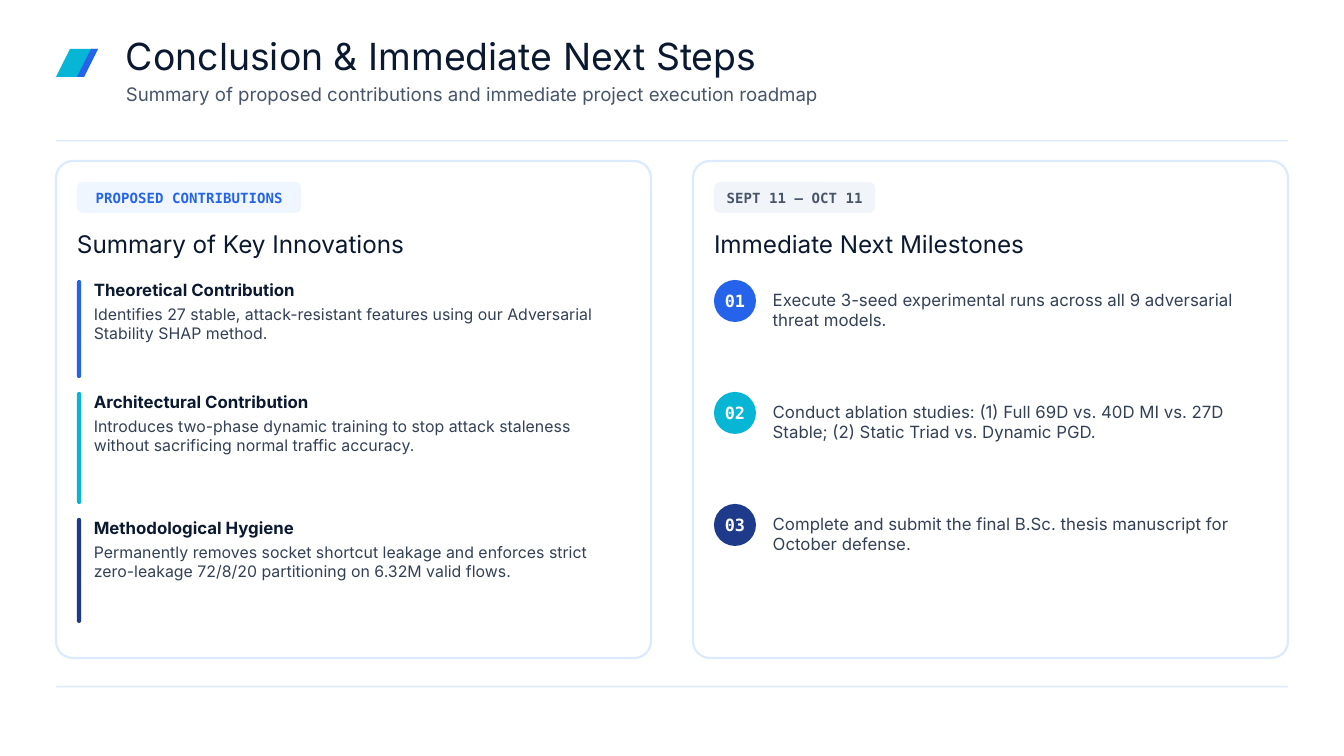
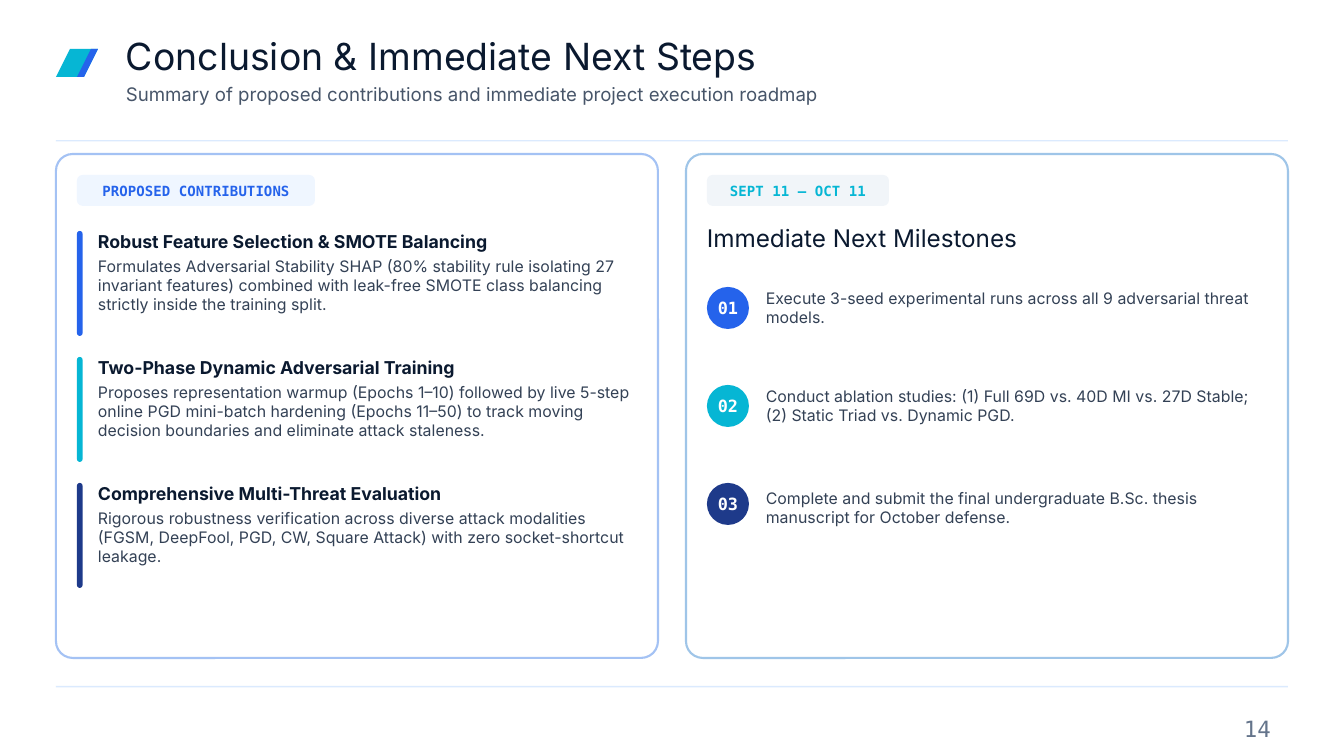
Before and after one commit to sadman128/aml_rocm_native, a slide deck: slide 14 of docs/pre_defense/predefense.pptx. Drawn at 1344x756 pixels with LibreOffice and Linux fonts; fonts in the diff are those of the drawing; background and template pictures are left out. Boxes give left, top, right and bottom in pixels: in the first picture for what was removed or moved away, otherwise in the second. Text is boxed around its words. In the diff, an @@ line names an element or a change of style, - is before the commit and + after.

```diff
--- a/docs/pre_defense/predefense.pptx
+++ b/docs/pre_defense/predefense.pptx
@@ rounded rectangle: place and size @@
-rounded rectangle at bbox=[56, 161, 652, 659]
+rounded rectangle at bbox=[56, 155, 659, 659]
@@ rounded rectangle at bbox=[56, 155, 659, 659]: outline #DBEAFE 1.13 pt to #A4C2F4 1.13 pt; proportions changed @@
@@ text "PROPOSED CONTRIBUTIONS": place and size @@
-text "PROPOSED CONTRIBUTIONS" at bbox=[96, 192, 282, 203]
+text "PROPOSED CONTRIBUTIONS" at bbox=[102, 185, 289, 196]
@@ rounded rectangle: place and size @@
-rounded rectangle at bbox=[77, 181, 301, 212]
+rounded rectangle at bbox=[77, 175, 314, 206]
@@ rounded rectangle: place and size @@
-rounded rectangle at bbox=[694, 161, 1289, 659]
+rounded rectangle at bbox=[685, 155, 1288, 659]
@@ rounded rectangle at bbox=[685, 155, 1288, 659]: outline #DBEAFE 1.13 pt to #9FC5E8 1.13 pt; proportions changed @@
@@ text "SEPT 11 – OCT 11": place and size @@
-text "SEPT 11 – OCT 11" at bbox=[727, 192, 863, 203]
+text "SEPT 11 – OCT 11" at bbox=[730, 185, 866, 197]
@@ text "SEPT 11 – OCT 11" at bbox=[730, 185, 866, 197]: text colour #475569 to #06B6D4 @@
@@ rounded rectangle: place and size @@
-rounded rectangle at bbox=[714, 181, 875, 212]
+rounded rectangle at bbox=[707, 175, 888, 206]
@@ rounded rectangle: place and size @@
-rounded rectangle at bbox=[77, 280, 81, 378]
+rounded rectangle at bbox=[77, 231, 82, 336]
@@ text removed at bbox=[77, 234, 404, 258] @@
-Summary of Key Innovations
@@ text added at bbox=[98, 234, 614, 314], 8.5 pt, text #334155 @@
+Robust Feature Selection & SMOTE Balancing
+Formulates Adversarial Stability SHAP (80% stability rule isolating 27 invariant features) combined with leak-free SMOTE class balancing strictly inside the training split.
@@ text "Immediate Next Milestones": place and size @@
-text "Immediate Next Milestones" at bbox=[714, 235, 1024, 254]
+text "Immediate Next Milestones" at bbox=[707, 229, 1017, 248]
@@ text removed at bbox=[94, 283, 592, 343] @@
-Theoretical Contribution
-Identifies 27 stable, attack-resistant features using our Adversarial Stability SHAP method.
@@ text "01": place and size @@
-text "01" at bbox=[725, 294, 745, 308]
+text "01" at bbox=[718, 301, 738, 315]
@@ ellipse: place and size @@
-ellipse at bbox=[714, 280, 755, 321]
+ellipse at bbox=[707, 288, 749, 329]
@@ text "Execute 3-seed experimental runs across ...": place and size @@
-text "Execute 3-seed experimental runs across ..." at bbox=[773, 293, 1232, 326]
+text "Execute 3-seed experimental runs across ..." at bbox=[766, 292, 1249, 323]
@@ text "Execute 3-seed experimental runs across ..." at bbox=[766, 292, 1249, 323]: size 9 to 8.5 pt @@
@@ rounded rectangle: place and size @@
-rounded rectangle at bbox=[77, 392, 81, 504]
+rounded rectangle at bbox=[77, 358, 82, 462]
@@ text at bbox=[98, 360, 629, 436]: text changed @@
-Architectural Contribution
-Introduces two-phase dynamic training to stop attack staleness without sacrificing normal traffic accuracy.
+Two-Phase Dynamic Adversarial Training
+Proposes representation warmup (Epochs 1–10) followed by live 5-step online PGD mini-batch hardening (Epochs 11–50) to track moving decision boundaries and eliminate attack staleness.
@@ text "02": place and size @@
-text "02" at bbox=[725, 406, 745, 420]
+text "02" at bbox=[718, 399, 738, 413]
@@ ellipse: place and size @@
-ellipse at bbox=[714, 392, 755, 434]
+ellipse at bbox=[707, 384, 749, 426]
@@ text "Conduct ablation studies: (1) Full ..." at bbox=[766, 389, 1248, 425]: size 9 to 8.5 pt @@
@@ text "Conduct ablation studies: (1) Full ...": place and size @@
-text "Conduct ablation studies: (1) Full ..." at bbox=[773, 404, 1224, 442]
+text "Conduct ablation studies: (1) Full ..." at bbox=[766, 389, 1248, 425]
@@ rounded rectangle: place and size @@
-rounded rectangle at bbox=[77, 517, 81, 622]
+rounded rectangle at bbox=[77, 482, 82, 587]
@@ text added at bbox=[98, 486, 624, 566], 8.5 pt, text #334155 @@
+Comprehensive Multi-Threat Evaluation
+Rigorous robustness verification across diverse attack modalities (FGSM, DeepFool, PGD, CW, Square Attack) with zero socket-shortcut leakage.
@@ text "03": place and size @@
-text "03" at bbox=[725, 518, 745, 532]
+text "03" at bbox=[718, 497, 738, 511]
@@ ellipse: place and size @@
-ellipse at bbox=[714, 504, 755, 546]
+ellipse at bbox=[707, 482, 749, 524]
@@ text at bbox=[766, 492, 1197, 527]: text changed; size 9 to 8.5 pt @@
-Complete and submit the final B.Sc. thesis manuscript for October defense.
+Complete and submit the final undergraduate B.Sc. thesis manuscript for October defense.
@@ text removed at bbox=[94, 521, 587, 581] @@
-Methodological Hygiene
-Permanently removes socket shortcut leakage and enforces strict zero-leakage 72/8/20 partitioning on 6.32M valid flows.
@@ text added at bbox=[1244, 720, 1271, 737], 12 pt, text #64748B @@
+14
```
Also in this commit, not shown: 11 other slides changed, 3 slides added, 2 slides removed, 53 other files.
